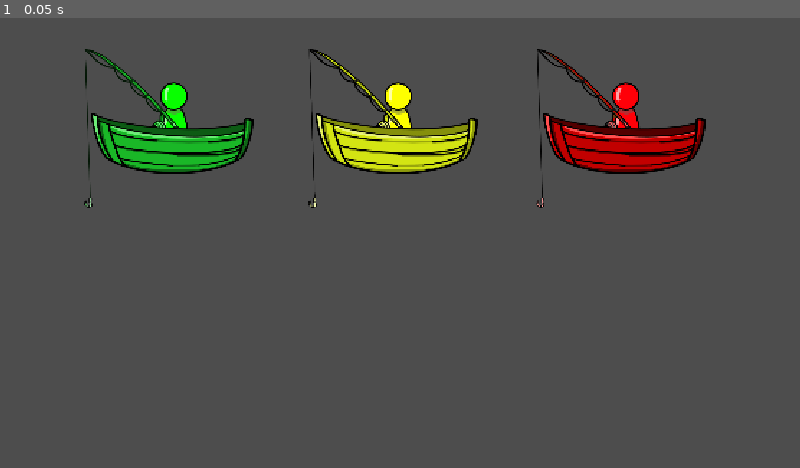
Above: before the commit, frame 1.
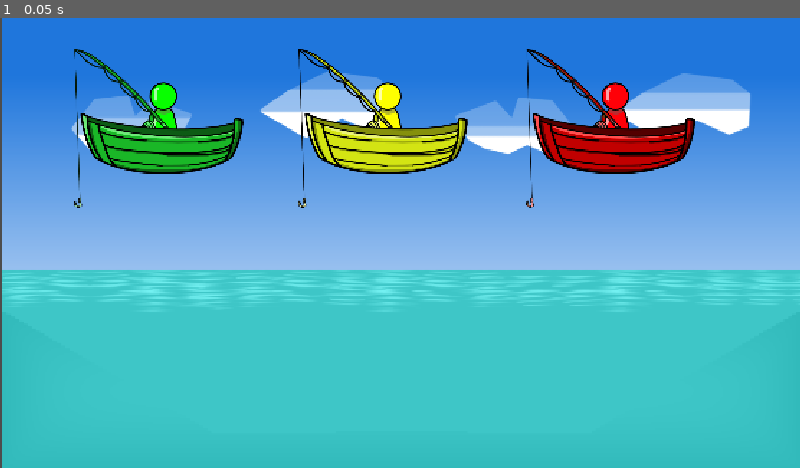
Above: after the commit, the same moment.

Repository: LitheFulminare/avancar-para-reciclar-XP5
Game: Godot game, scene res://Prototyping/Boat minigame.tscn
The game is run twice, just before and just after one commit, with the same random seed, the same clock (stepped at 60 frames per second) and the same inputs. This scene is started directly instead of the project's main scene.
Inputs:
- Up to frame 1 (0.05 s): no input

The runs differ from the first frame. In frame 1, 97% of the frame differs, in the area x 0-100%, y 0-100%.

Commit message:
imported map sprites

Diff:
--- a/avancar para reciclar/Prototyping/Boat minigame.tscn
+++ b/avancar para reciclar/Prototyping/Boat minigame.tscn
@@ -9,6 +9,7 @@
 [ext_resource type="Texture2D" uid="uid://wpevfnr4bhi0" path="res://Assets/Sprites/Minigames/Boat/Yellow rod.png" id="6_8x0kp"]
 [ext_resource type="Texture2D" uid="uid://cisy8a2035w84" path="res://Assets/Sprites/Players/Red pawn.png" id="8_mpqio"]
 [ext_resource type="Texture2D" uid="uid://c7ixqt75i304g" path="res://Assets/Sprites/Minigames/Boat/Red rod.png" id="9_d5u5j"]
+[ext_resource type="Texture2D" uid="uid://ud0m8vq5ti6h" path="res://Prototyping/Cenario_1.0.webp" id="10_8x0kp"]
 
 [node name="BoatMinigame" type="Node2D"]
 
@@ -19,7 +20,7 @@
 [node name="Boats" type="Node" parent="."]
 
 [node name="Green boat" type="Sprite2D" parent="Boats"]
-position = Vector2(254, 171)
+position = Vector2(239, 171)
 scale = Vector2(0.5, 0.5)
 texture = ExtResource("1_m5ba4")
 
@@ -34,7 +35,7 @@
 texture = ExtResource("3_imucs")
 
 [node name="Yellow boat" type="Sprite2D" parent="Boats"]
-position = Vector2(577, 171)
+position = Vector2(562, 171)
 scale = Vector2(0.5, 0.5)
 texture = ExtResource("2_x851a")
 
@@ -49,7 +50,7 @@
 texture = ExtResource("6_8x0kp")
 
 [node name="Red boat" type="Sprite2D" parent="Boats"]
-position = Vector2(905, 171)
+position = Vector2(890, 171)
 scale = Vector2(0.5, 0.5)
 texture = ExtResource("3_x851a")
 
@@ -62,3 +63,8 @@
 show_behind_parent = true
 position = Vector2(-82, -34)
 texture = ExtResource("9_d5u5j")
+
+[node name="Cenario1_0" type="Sprite2D" parent="."]
+position = Vector2(577.25, 324.75)
+scale = Vector2(0.920336, 0.92532)
+texture = ExtResource("10_8x0kp")
Binary file added: avancar para reciclar/Assets/Sprites/Maps/map with details.png
Not shown, added: avancar para reciclar/Assets/Sprites/Maps/map with details.png.import
Not shown: 1 places in avancar para reciclar/Prototyping/Boat minigame.tscn that only renumber resources
Binary file added: avancar para reciclar/Prototyping/Cenario_1.0.webp
Not shown, added: avancar para reciclar/Prototyping/Cenario_1.0.webp.import
